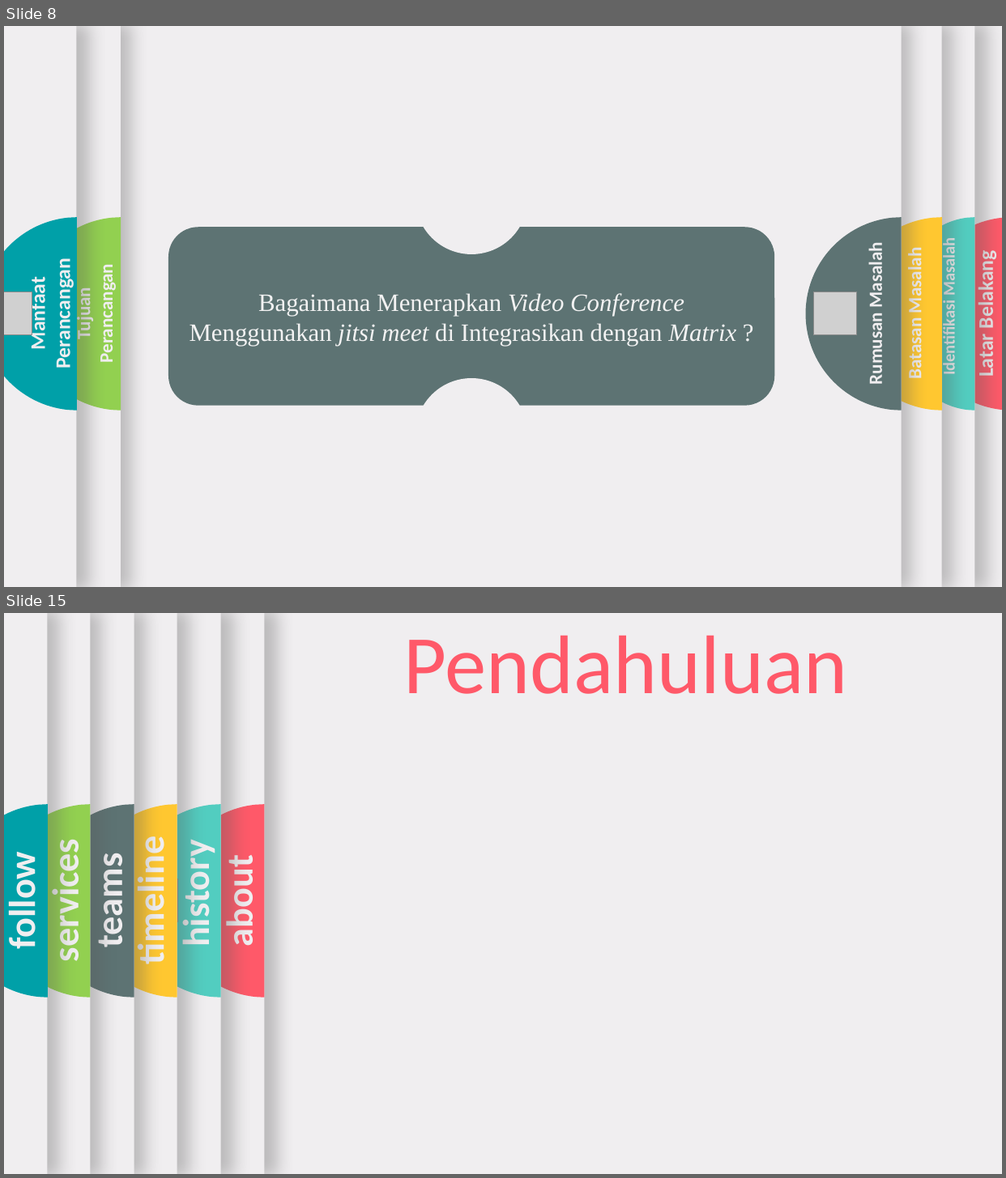
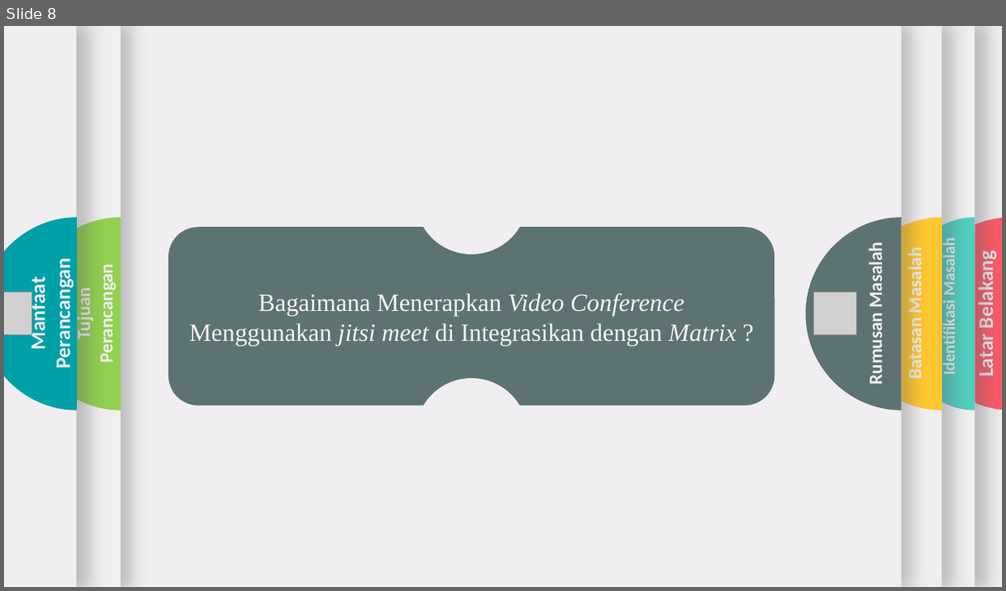
Before and after one commit to triadmoko/skripsi, a slide deck: Sempro/Sempro .pptx. Shown one above the other, each under a label of ours: slides 8 and 15 before the commit, slide 8 after it; the slides between them are not shown. The pictures are 1006x1178 and 1006x591 pixels, drawn with LibreOffice and Linux fonts; fonts in the diff are those of the drawing; grey boxes stand for pictures; background and template pictures are left out. Boxes give left, top, right and bottom in pixels: in the first picture for what was removed or moved away, otherwise in the second. Text is boxed around its words. In the diff, an @@ line names an element or a change of style, - is before the commit and + after.

```diff
--- a/Sempro/Sempro .pptx
+++ b/Sempro/Sempro .pptx
@@ slide 15 removed at bbox=[4, 613, 1002, 1174], background #F0EEF0 @@
@@ rectangle removed at bbox=[4, 613, 177, 1174] @@
@@ rectangle removed at bbox=[4, 613, 134, 1174] @@
@@ rectangle removed at bbox=[4, 613, 91, 1174] @@
@@ rectangle removed at bbox=[4, 613, 48, 1174] @@
@@ text removed at bbox=[404, 635, 847, 694] @@
-Pendahuluan
@@ freeform shape removed at bbox=[4, 805, 90, 998] @@
@@ freeform shape removed at bbox=[4, 805, 48, 998] @@
@@ freeform shape removed at bbox=[39, 805, 134, 998] @@
@@ freeform shape removed at bbox=[81, 805, 177, 998] @@
@@ text removed at bbox=[43, 851, 88, 959] @@
-services
@@ text removed at bbox=[128, 849, 173, 961] @@
-timeline
@@ text removed at bbox=[4, 862, 44, 947] @@
-follow
@@ text removed at bbox=[87, 862, 132, 945] @@
-teams
@@ group removed at bbox=[4, 613, 221, 1174]: 1 rectangle, 1 freeform shape, 1 text, 1 picture @@
-history
@@ group removed at bbox=[4, 613, 265, 1174]: 1 rectangle, 1 freeform shape, 1 text, 1 picture @@
-about
```
Also in this commit, not shown: 3 slides changed, 14 slides added, 10 other slides removed, 1 other file.
